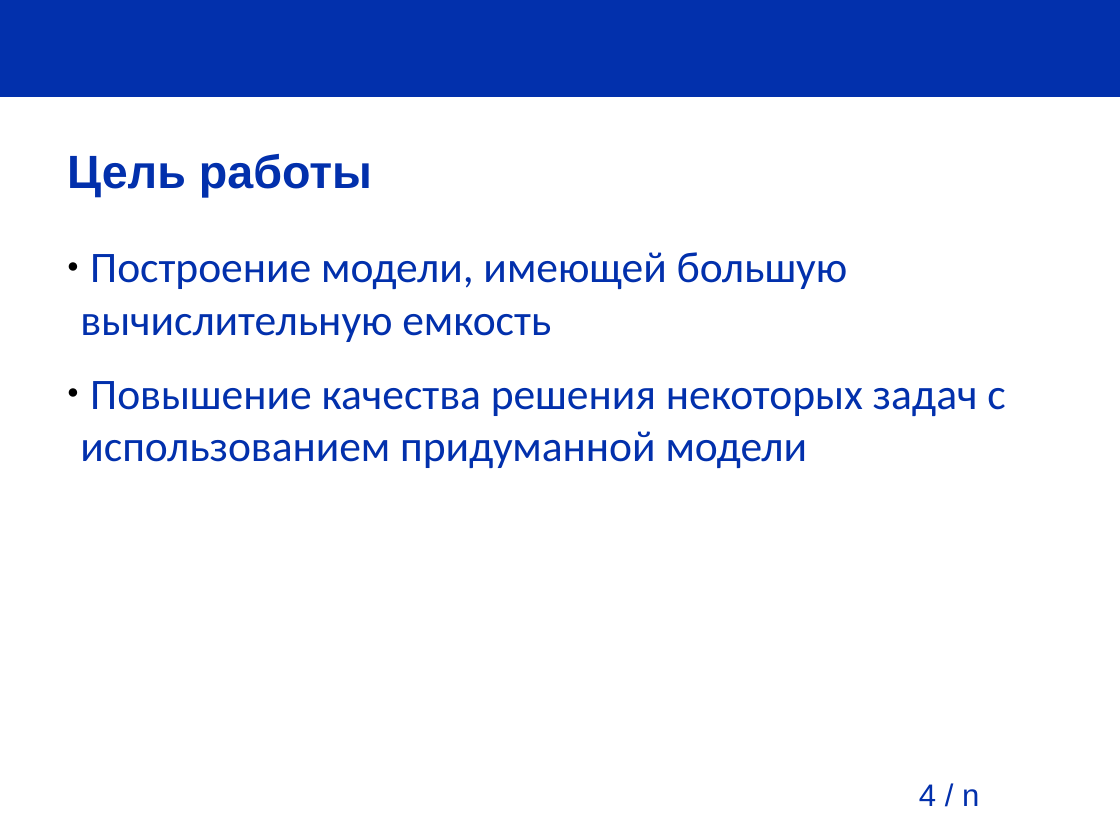
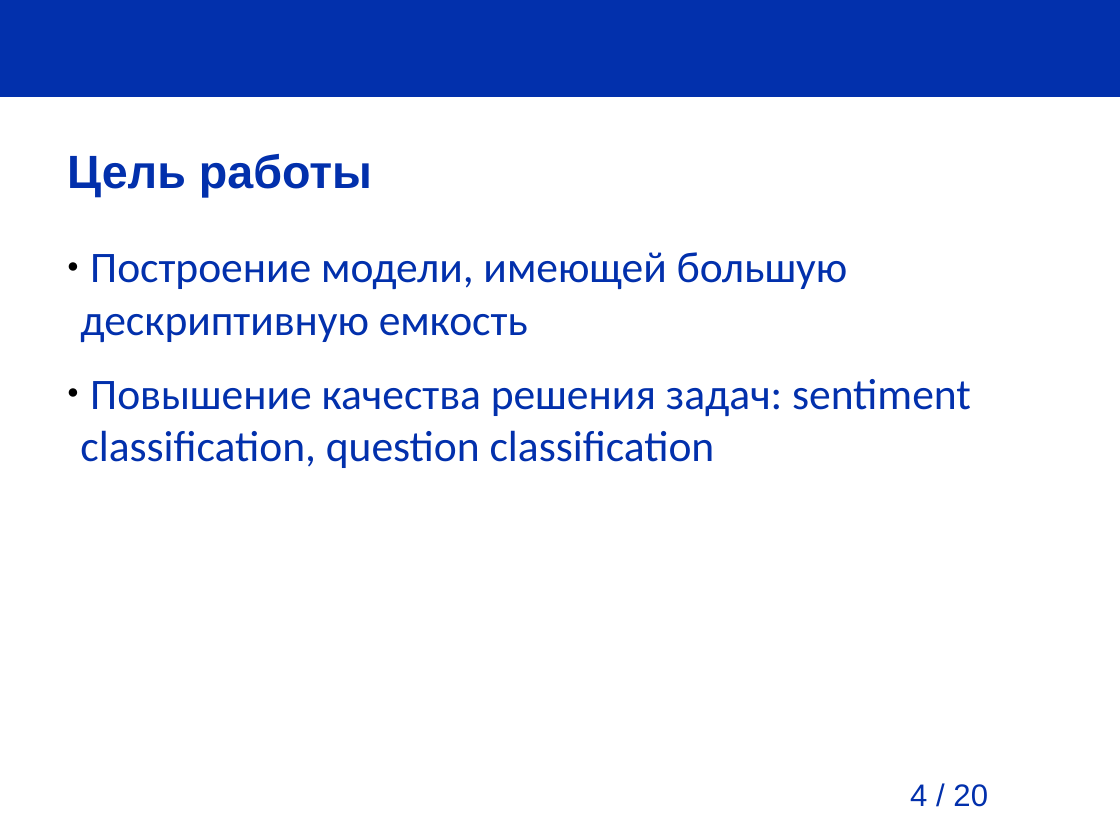
Before and after one commit to pva701/bachelor-thesis, a slide deck: slide 4 of presentation/presentation.odp. Drawn at 1120x840 pixels with LibreOffice and Linux fonts; fonts in the diff are those of the drawing; background and template pictures are left out. Boxes give left, top, right and bottom in pixels: in the first picture for what was removed or moved away, otherwise in the second. Text is boxed around its words. In the diff, an @@ line names an element or a change of style, - is before the commit and + after.

Commit message:
Improve presentation

```diff
--- a/presentation/presentation.odp
+++ b/presentation/presentation.odp
@@ text at bbox=[80, 252, 971, 468]: text changed @@
-● Построение модели, имеющей большую вычислительную емкость
-● Повышение качества решения некоторых задач с использованием придуманной модели
+● Построение модели, имеющей большую дескриптивную емкость
+● Повышение качества решения задач: sentiment classification, question classification
@@ page number at bbox=[910, 784, 988, 807]: text changed @@
-4 / n
+4 / 20
```
Also in this commit, not shown: 12 other slides changed, 4 slides added, 1 slide removed, 13 other files.
